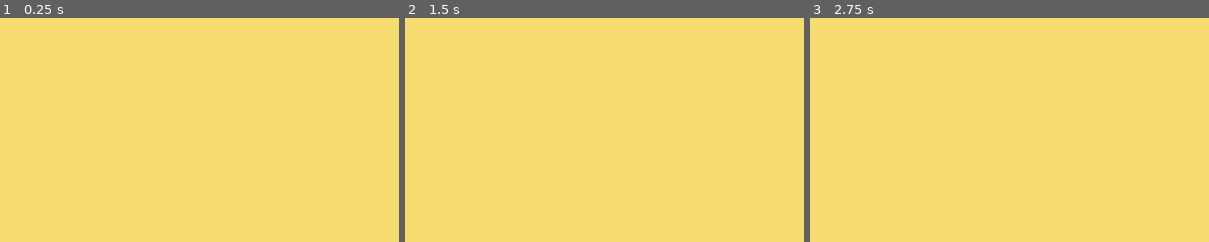
Above: before the commit, frames 1-3 (left to right).
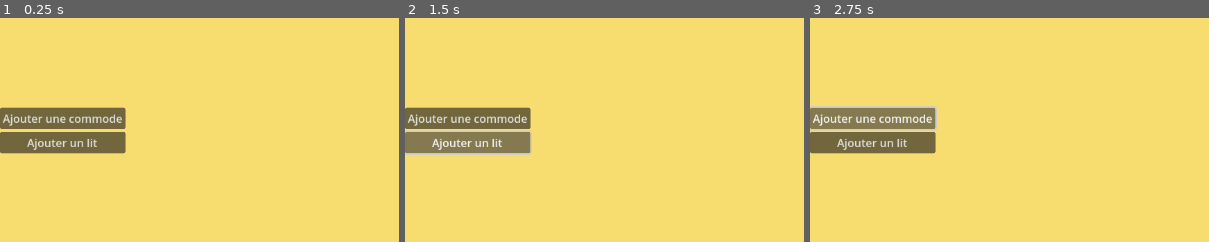
Above: after the commit, the same moments.

Repository: Bigaston/LDJam54
Game: Godot game, scene res://scenes/Main.tscn
Two runs of this game, one before a commit and one after it. Both use one fixed random seed, a clock stepped at 60 frames per second and the inputs below.
Inputs (mouse positions are % of the whole screen's width and height, from its top left):
- Up to frame 1 (0.25 s): no input
- Up to frame 2 (1.5 s): click (8, 47) at 0.5 s, where only the run after the commit has a clickable "Ajouter une commode"; click (8, 53) at 1.25 s, where only the run after the commit has a clickable "Ajouter un lit"
- Up to frame 3 (2.75 s): click (8, 47) at 2 s, where only the run after the commit has a clickable "Ajouter une commode"
The pictures show only the part of the screen within x 0-50%, y 25-75%; the shares and areas given below are measured in that part.

The runs differ from the first frame. In frame 1, 6.2% of the frame differs, in the area x 0-32%, y 39-61%; in frame 2, 6.6%, in the area x 0-32%, y 39-62%; in frame 3, 6.6%.

Commit message:
Début du placement des objets

Diff:
--- a/icon.svg
+++ /dev/null
@@ -1 +0,0 @@
-<svg height="128" width="128" xmlns="http://www.w3.org/2000/svg"><rect x="2" y="2" width="124" height="124" rx="14" fill="#363d52" stroke="#212532" stroke-width="4"/><g transform="scale(.101) translate(122 122)"><g fill="#fff"><path d="M105 673v33q407 354 814 0v-33z"/><path fill="#478cbf" d="m105 673 152 14q12 1 15 14l4 67 132 10 8-61q2-11 15-15h162q13 4 15 15l8 61 132-10 4-67q3-13 15-14l152-14V427q30-39 56-81-35-59-83-108-43 20-82 47-40-37-88-64 7-51 8-102-59-28-123-42-26 43-46 89-49-7-98 0-20-46-46-89-64 14-123 42 1 51 8 102-48 27-88 64-39-27-82-47-48 49-83 108 26 42 56 81zm0 33v39c0 276 813 276 813 0v-39l-134 12-5 69q-2 10-14 13l-162 11q-12 0-16-11l-10-65H447l-10 65q-4 11-16 11l-162-11q-12-3-14-13l-5-69z"/><path d="M483 600c3 34 55 34 58 0v-86c-3-34-55-34-58 0z"/><circle cx="725" cy="526" r="90"/><circle cx="299" cy="526" r="90"/></g><g fill="#414042"><circle cx="307" cy="532" r="60"/><circle cx="717" cy="532" r="60"/></g></g></svg>
--- /dev/null
+++ b/objects/UI.tscn
@@ -0,0 +1,33 @@
+[gd_scene load_steps=2 format=3 uid="uid://cmcvaxq3endno"]
+
+[ext_resource type="Script" path="res://scripts/UI.gd" id="1_oktnx"]
+
+[node name="UI" type="Control"]
+layout_mode = 3
+anchors_preset = 15
+anchor_right = 1.0
+anchor_bottom = 1.0
+grow_horizontal = 2
+grow_vertical = 2
+script = ExtResource("1_oktnx")
+
+[node name="VBoxContainer" type="VBoxContainer" parent="."]
+layout_mode = 1
+anchors_preset = 4
+anchor_top = 0.5
+anchor_bottom = 0.5
+offset_top = -20.0
+offset_right = 40.0
+offset_bottom = 20.0
+grow_vertical = 2
+
+[node name="AddCommode" type="Button" parent="VBoxContainer"]
+layout_mode = 2
+text = "Ajouter une commode"
+
+[node name="AddBed" type="Button" parent="VBoxContainer"]
+layout_mode = 2
+text = "Ajouter un lit"
+
+[connection signal="pressed" from="VBoxContainer/AddCommode" to="." method="_on_add_furniture_pressed" binds= ["commode"]]
+[connection signal="pressed" from="VBoxContainer/AddBed" to="." method="_on_add_furniture_pressed" binds= ["bed"]]
--- /dev/null
+++ b/objects/furnitures/Bed.tscn
@@ -0,0 +1,13 @@
+[gd_scene load_steps=3 format=3 uid="uid://bsx40vwlv4iex"]
+
+[ext_resource type="Script" path="res://scripts/Furniture.gd" id="1_8q0yk"]
+
+[sub_resource type="BoxMesh" id="BoxMesh_uxrcd"]
+size = Vector3(2, 1, 1)
+
+[node name="Bed" type="Node3D"]
+script = ExtResource("1_8q0yk")
+
+[node name="MeshInstance3D" type="MeshInstance3D" parent="."]
+transform = Transform3D(1, 0, 0, 0, 1, 0, 0, 0, 1, 0.5, 1, 0)
+mesh = SubResource("BoxMesh_uxrcd")
--- /dev/null
+++ b/objects/furnitures/Commode.tscn
@@ -0,0 +1,13 @@
+[gd_scene load_steps=3 format=3 uid="uid://dotcga5rmcdog"]
+
+[ext_resource type="Script" path="res://scripts/Furniture.gd" id="1_nvnw8"]
+
+[sub_resource type="BoxMesh" id="BoxMesh_uxrcd"]
+size = Vector3(1, 2, 1)
+
+[node name="Commode" type="Node3D"]
+script = ExtResource("1_nvnw8")
+
+[node name="MeshInstance3D" type="MeshInstance3D" parent="."]
+transform = Transform3D(1, 0, 0, 0, 1, 0, 0, 0, 1, 0, 1, 0)
+mesh = SubResource("BoxMesh_uxrcd")
--- a/project.godot
+++ b/project.godot
@@ -13,12 +13,25 @@
 config/name="LDJam54"
 run/main_scene="res://scenes/Main.tscn"
 config/features=PackedStringArray("4.1", "Mobile")
-config/icon="res://icon.svg"
+config/icon="res://ld.png"
 
 [editor_plugins]
 
 enabled=PackedStringArray("res://addons/orbit_camera/plugin.cfg")
 
+[input]
+
+furniture_place={
+"deadzone": 0.5,
+"events": [Object(InputEventMouseButton,"resource_local_to_scene":false,"resource_name":"","device":-1,"window_id":0,"alt_pressed":false,"shift_pressed":false,"ctrl_pressed":false,"meta_pressed":false,"button_mask":1,"position":Vector2(169, 24),"global_position":Vector2(174, 76),"factor":1.0,"button_index":1,"canceled":false,"pressed":true,"double_click":false,"script":null)
+]
+}
+furniture_rotate={
+"deadzone": 0.5,
+"events": [Object(InputEventKey,"resource_local_to_scene":false,"resource_name":"","device":-1,"window_id":0,"alt_pressed":false,"shift_pressed":false,"ctrl_pressed":false,"meta_pressed":false,"pressed":false,"keycode":0,"physical_keycode":82,"key_label":0,"unicode":114,"echo":false,"script":null)
+]
+}
+
 [rendering]
 
 renderer/rendering_method="mobile"
--- /dev/null
+++ b/ressources/shaders/transparent.gdshader
@@ -0,0 +1,6 @@
+shader_type spatial;
+
+void fragment() {
+	ALBEDO = vec3(0.1, 0.3, 0.8);
+	ALPHA = 0.8;
+}
--- /dev/null
+++ b/ressources/shaders/transparent.tres
@@ -0,0 +1,7 @@
+[gd_resource type="ShaderMaterial" load_steps=2 format=3 uid="uid://cww4ay23o6m2h"]
+
+[ext_resource type="Shader" path="res://ressources/shaders/transparent.gdshader" id="1_yt312"]
+
+[resource]
+render_priority = 0
+shader = ExtResource("1_yt312")
--- /dev/null
+++ b/ressources/shaders/transparent_error.gdshader
@@ -0,0 +1,6 @@
+shader_type spatial;
+
+void fragment() {
+	ALBEDO = vec3(1, 0, 0);
+	ALPHA = 0.8;
+}
--- /dev/null
+++ b/ressources/shaders/transparent_error.tres
@@ -0,0 +1,7 @@
+[gd_resource type="ShaderMaterial" load_steps=2 format=3 uid="uid://c5jfd0ju8gwpx"]
+
+[ext_resource type="Shader" path="res://ressources/shaders/transparent_error.gdshader" id="1_r4os0"]
+
+[resource]
+render_priority = 0
+shader = ExtResource("1_r4os0")
--- a/scenes/Main.tscn
+++ b/scenes/Main.tscn
@@ -1,25 +1,33 @@
-[gd_scene load_steps=8 format=3 uid="uid://dimsd71dmifu2"]
+[gd_scene load_steps=12 format=3 uid="uid://dimsd71dmifu2"]
 
 [ext_resource type="Script" path="res://scripts/main_game.gd" id="1_c54g1"]
 [ext_resource type="Script" path="res://addons/orbit_camera/orbit_camera.gd" id="1_g3h6t"]
+[ext_resource type="PackedScene" uid="uid://cmcvaxq3endno" path="res://objects/UI.tscn" id="2_jpn1h"]
+[ext_resource type="Material" uid="uid://cww4ay23o6m2h" path="res://ressources/shaders/transparent.tres" id="4_f4v77"]
+[ext_resource type="Script" path="res://scripts/Level.gd" id="4_xrbcx"]
+[ext_resource type="Texture2D" uid="uid://dr0k2axoofy2f" path="res://ressources/proto_textures/Dark/texture_03.png" id="5_f2gu7"]
 
 [sub_resource type="Environment" id="Environment_tq2d1"]
 background_mode = 1
 background_color = Color(0.968627, 0.862745, 0.435294, 1)
 
+[sub_resource type="BoxMesh" id="BoxMesh_foyal"]
+
+[sub_resource type="StandardMaterial3D" id="StandardMaterial3D_rg8fg"]
+albedo_texture = ExtResource("5_f2gu7")
+uv1_scale = Vector3(10, 6, 8)
+
 [sub_resource type="BoxMesh" id="BoxMesh_bdqrq"]
+material = SubResource("StandardMaterial3D_rg8fg")
 size = Vector3(10, 1, 10)
 
 [sub_resource type="BoxShape3D" id="BoxShape3D_ns1np"]
 size = Vector3(10, 1, 10)
 
-[sub_resource type="StandardMaterial3D" id="StandardMaterial3D_6fkwx"]
-albedo_color = Color(0.945098, 0.180392, 0, 1)
-
-[sub_resource type="BoxMesh" id="BoxMesh_foyal"]
-
 [node name="Main" type="Node3D"]
 script = ExtResource("1_c54g1")
+
+[node name="UI" parent="." instance=ExtResource("2_jpn1h")]
 
 [node name="CameraAnchor" type="Node3D" parent="."]
 
@@ -37,15 +45,23 @@
 [node name="DirectionalLight3D" type="DirectionalLight3D" parent="."]
 transform = Transform3D(1, 0, 0, 0, 0.842753, 0.5383, 0, -0.5383, 0.842753, 0, 5.20692, 4.92704)
 
-[node name="Ground" type="MeshInstance3D" parent="."]
+[node name="Selector" type="MeshInstance3D" parent="."]
+transform = Transform3D(1, 0, 0, 0, 1, 0, 0, 0, 1, -7.60821, 2.25807, 0)
+material_override = ExtResource("4_f4v77")
+mesh = SubResource("BoxMesh_foyal")
+
+[node name="Level1" type="Node3D" parent="."]
+script = ExtResource("4_xrbcx")
+size_x = 10
+size_y = 10
+
+[node name="Ground" type="MeshInstance3D" parent="Level1"]
 mesh = SubResource("BoxMesh_bdqrq")
+skeleton = NodePath("../..")
 
-[node name="Area3D" type="Area3D" parent="Ground"]
+[node name="Area3D" type="Area3D" parent="Level1/Ground"]
 
-[node name="CollisionShape3D" type="CollisionShape3D" parent="Ground/Area3D"]
+[node name="CollisionShape3D" type="CollisionShape3D" parent="Level1/Ground/Area3D"]
 shape = SubResource("BoxShape3D_ns1np")
 
-[node name="Selector" type="MeshInstance3D" parent="."]
-transform = Transform3D(1, 0, 0, 0, 1, 0, 0, 0, 1, -7.60821, 2.25807, 0)
-material_override = SubResource("StandardMaterial3D_6fkwx")
-mesh = SubResource("BoxMesh_foyal")
+[connection signal="furniture_choosed" from="UI" to="." method="_on_ui_furniture_choosed"]
--- /dev/null
+++ b/scripts/Furniture.gd
@@ -0,0 +1,5 @@
+extends Node3D
+class_name Furniture
+
+@export var size_x = 1
+@export var size_y = 1
--- /dev/null
+++ b/scripts/Level.gd
@@ -0,0 +1,4 @@
+extends Node3D
+
+@export var size_x = 1
+@export var size_y = 1
--- /dev/null
+++ b/scripts/UI.gd
@@ -0,0 +1,13 @@
+extends Control
+
+signal furniture_choosed(furniture: Furniture)
+
+func _on_add_furniture_pressed(type: String):
+	if type == "commode":
+		var commode = load("res://objects/furnitures/Commode.tscn").instantiate()
+
+		furniture_choosed.emit(commode)
+	elif type == "bed":
+		var bed = load("res://objects/furnitures/Bed.tscn").instantiate()
+
+		furniture_choosed.emit(bed)
--- a/scripts/main_game.gd
+++ b/scripts/main_game.gd
@@ -7,13 +7,33 @@
 
 @onready var selector = $Selector
 
+var selected_case = Vector2(0, 0)
+var furniture_to_place = null
+
 # Called when the node enters the scene tree for the first time.
 func _ready():
 	pass
 
-# Called every frame. 'delta' is the elapsed time since the previous frame.
 func _process(delta):
-	pass
+	# Visible position of the furniture
+	if furniture_to_place == null:
+		if selected_case != null:
+			selector.visible = true
+			selector.position = Vector3(selected_case.x + 0.5, 1, selected_case.y + 0.5)
+		else:
+			selector.visible = false
+	else:
+		selector.visible = false
+
+		if selected_case != null:
+			furniture_to_place.visible = true
+			furniture_to_place.position = Vector3(selected_case.x, 1, selected_case.y)
+		else:
+			furniture_to_place.visible = false
+
+	# Rotation
+	if Input.is_action_just_pressed("furniture_rotate"):
+		furniture_to_place.rotation.y += deg_to_rad(90)
 
 func _physics_process(delta):
 	var space_state = get_world_3d().direct_space_state
@@ -27,24 +47,15 @@
 
 	var result = space_state.intersect_ray(query)
 
-	var found_position = result.get("position", Vector3(1000,0,1000))
+	if result.is_empty():
+		selected_case = null
+	else:
+		var found_position = result.get("position", Vector3(1000,0,1000))
 
-	selector.position = Vector3(round(found_position.x), 1, round(found_position.z))
+		selected_case = Vector2(round(found_position.x), round(found_position.z))
 
+func _on_ui_furniture_choosed(furniture):
+	print(furniture)
 
-
-#func _input(event):
-#	if event is InputEventMouseButton:
-#		if event.button_index == MOUSE_BUTTON_LEFT && event.pressed:
-#			var space_state = get_world_3d().direct_space_state
-#			var cam = $CameraAnchor/OrbitCamera
-#			var mousepos = get_viewport().get_mouse_position()
-#
-#			var origin = cam.project_ray_origin(mousepos)
-#			var end = origin + cam.project_ray_normal(mousepos) * RAY_LENGTH
-#			var query = PhysicsRayQueryParameters3D.create(origin, end)
-#			query.collide_with_areas = true
-#
-#			var result = space_state.intersect_ray(query)
-#
-#			print(result)
+	furniture_to_place = furniture
+	add_child(furniture_to_place)
Binary file added: ld.png
Not shown, added: ld.png.import
Binary file added: ressources/proto_textures/Dark/texture_01.png
Not shown, added: ressources/proto_textures/Dark/texture_01.png.import
Binary file added: ressources/proto_textures/Dark/texture_02.png
Not shown, added: ressources/proto_textures/Dark/texture_02.png.import
Binary file added: ressources/proto_textures/Dark/texture_03.png
Not shown, added: ressources/proto_textures/Dark/texture_03.png.import
Binary file added: ressources/proto_textures/Dark/texture_04.png
Not shown, added: ressources/proto_textures/Dark/texture_04.png.import
Binary file added: ressources/proto_textures/Dark/texture_05.png
Not shown, added: ressources/proto_textures/Dark/texture_05.png.import
(and 146 more such lines)
